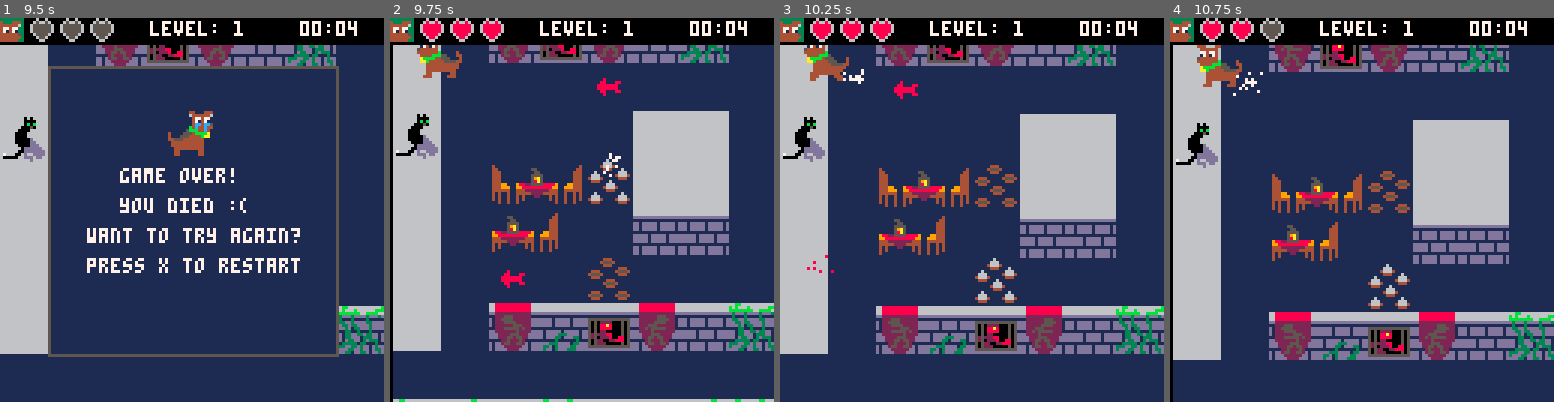
Above: before the commit, frames 1-4 (left to right).
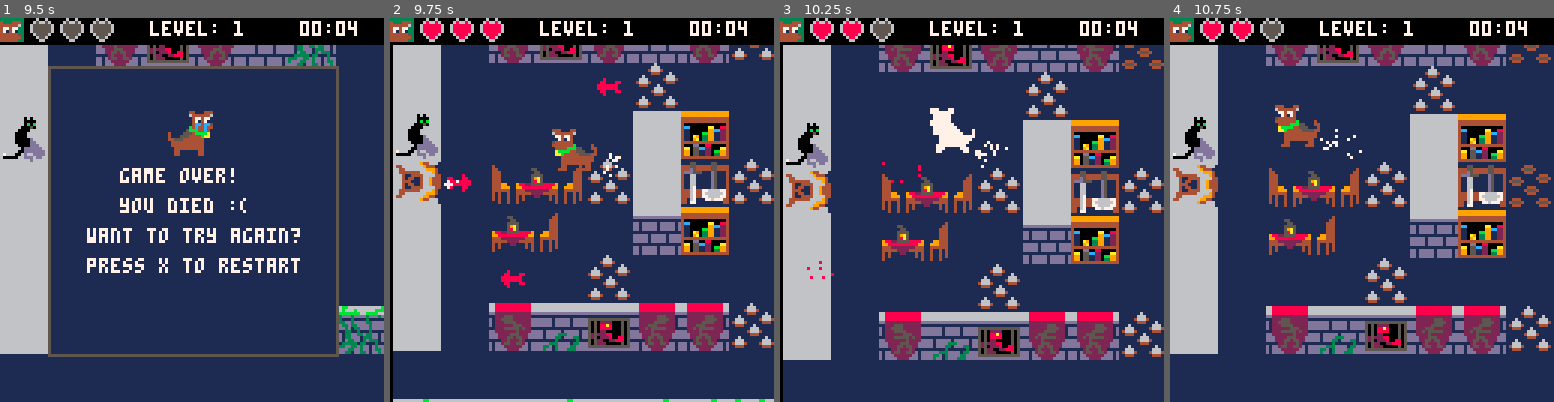
Above: after the commit, the same moments.

Repository: JoxtaQrst/goodboybadjourney
Game: PICO-8 cartridge game.p8
Same seed, same stepped clock (60 frames per second), same inputs: the game is played once before the commit and once after it.
Inputs:
- Up to frame 1 (9.5 s): tap X (X key) at 0.33, 1.07, 1.85, 2.97, 4.08, 5.2, 6.32, 7.43, 8.55 s; hold Right 1.6-2.1 s; hold Up 2.15-2.42 s; hold Right 2.47-3.03 s; hold Left 3.08-3.58 s; hold Down 3.63-3.97 s; hold Right 4.02-4.68 s; hold Up 4.73-5.03 s; hold Left 5.08-5.68 s; hold Down 5.73-6.03 s; hold Right 6.08-6.58 s; hold Right 6.63-7.13 s; hold Up 7.18-7.45 s; hold Right 7.5-8.07 s; hold Left 8.12-8.62 s; hold Down 8.67-9 s; hold Right from 9.05 s (still down)
- Up to frame 2 (9.75 s): tap X (X key) at 9.67 s; release Right at 9.72 s
- Up to frame 3 (10.25 s): hold Up 9.77-10.07 s; hold Left from 10.12 s (still down)
- Up to frame 4 (10.75 s): release Left at 10.72 s

Frame 1 is identical in both runs. In frame 2, 11% of the frame differs, in the area x 1-100%, y 7-100%; in frame 3, 26%, in the area x 0-100%, y 0-100%; in frame 4, 26%.

Commit message:
Good Boy, Bad Journey!

Diff:
--- a/game.lua
+++ b/game.lua
@@ -1,5 +1,4 @@
 game_state = "playing"
-difficulty = 0.2 -- difficulty level for traps
 owner = {
     x = 0,
     y = 0,
@@ -148,14 +147,22 @@
     player.idle_timer = 0
     player.fade_progress = 0
     player.invincibility_timer = 0
-    init_traps()
+    generate_world()  -- regenerate the world
+    local goal = placed_rooms[#placed_rooms]
+    owner.x = (goal.dest_x + flr(goal.cell_w/2)) * 8 - owner.w/2
+    owner.y = (goal.dest_y + flr(goal.cell_h/2)) * 8 - owner.h/2
+    --init_traps()
     timer = 0
-    -- reset player, traps, etc…
-    music(BGM_ROW,        -- start row
-            0,              -- fade length
-            0b1111,         -- all channels
-            BGM_ROW,        -- loop start
-            BGM_LEN)        -- loop length
+    music(-1)
+
+    -- then start your BGM fresh
+    music(
+        BGM_ROW,        -- start row
+        0,              -- fade length
+        0b1111,         -- all channels
+        BGM_ROW,        -- loop start
+        BGM_LEN         -- loop length
+    )
     played_win_music = false
 end
 
--- a/player.lua
+++ b/player.lua
@@ -80,14 +80,6 @@
         local foot_x = player.x + (player.dir == "right" and 0 or player.w + 2)
         local foot_y = player.y + player.h
         vfx_spawn_dust(foot_x, foot_y)
-        -- footstep logic
-        player.step_timer -= 1
-        if player.step_timer <= 0 then
-            local id = player.next_step_left and WALK_LEFT_ID or WALK_RIGHT_ID
-            sfx(id, WALK_CHAN)
-            player.next_step_left = not player.next_step_left
-            player.step_timer = WALK_INTERVAL
-        end
     else
         player.state = "idle"
         player.idle_timer = player.idle_timer + 1
